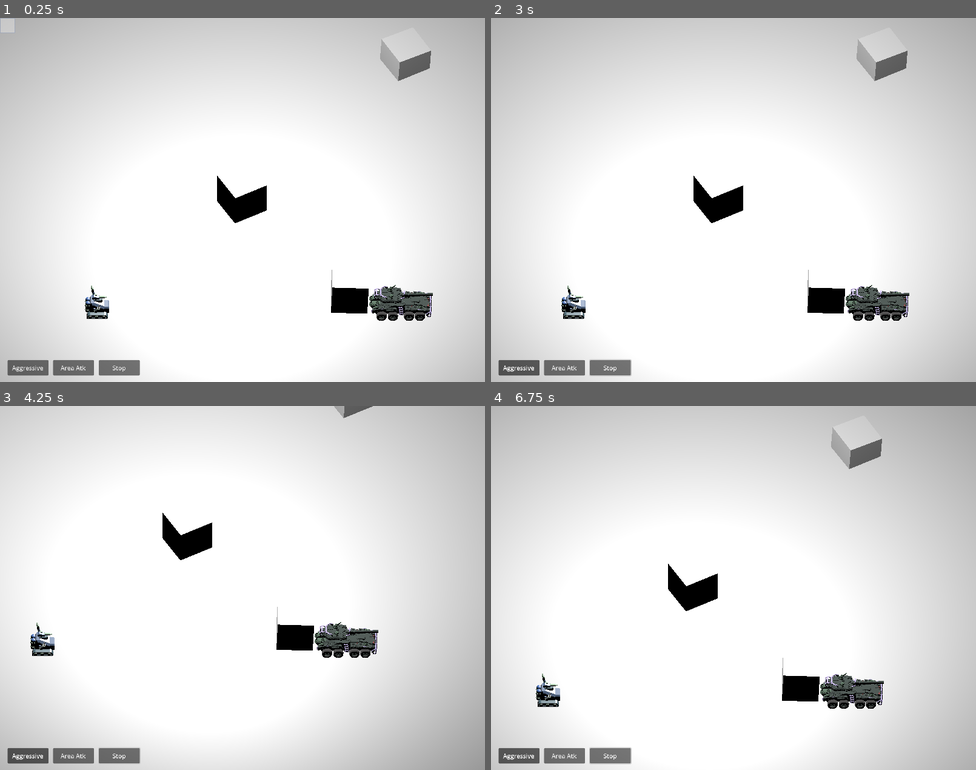
Above: before the commit, frames 1-4 (two rows, left to right).
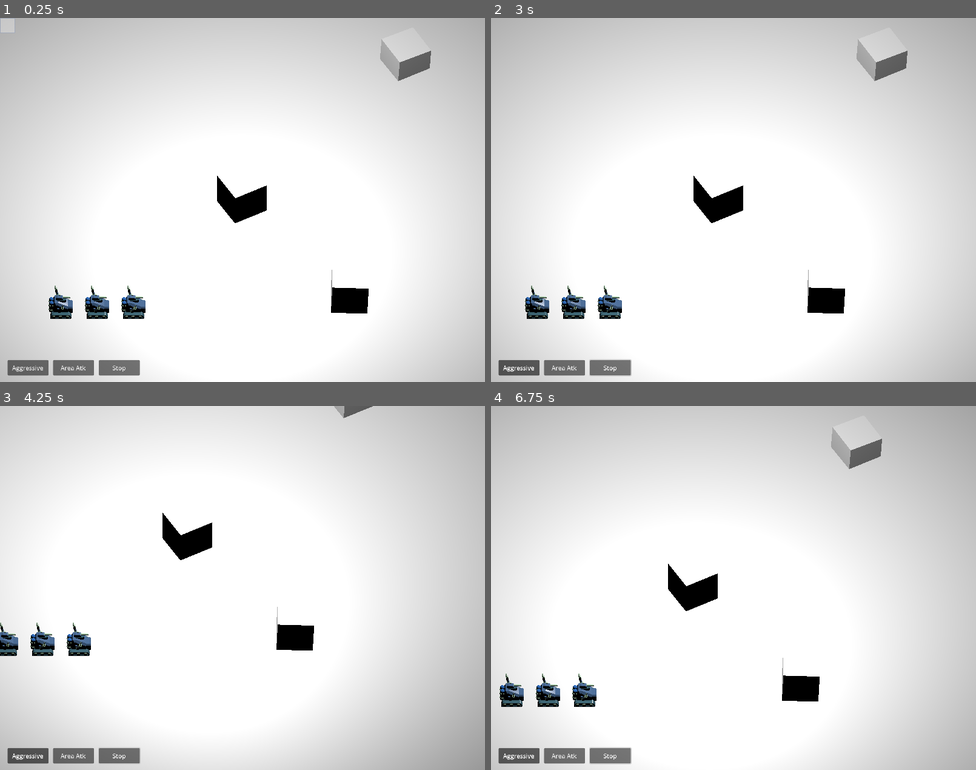
Above: after the commit, the same moments.

Repository: thelazyone/godot_rts
Game: Godot game, scene res://world.tscn
Same seed, same stepped clock (60 frames per second), same inputs: the game is played once before the commit and once after it.
Inputs (mouse positions are in pixels of both pictures, inside the frame that each line leads up to):
- Up to frame 1 (0.25 s): no input
- Up to frame 2 (3 s): click "Aggressive" at 0.5 s; click "Area Atk" at 1.25 s; click "Stop" at 2 s; tap Enter at 2.75 s; move the mouse to (840, 181) at 2.77 s; hold Right (ui_right) from 2.78 s (still down); click (840, 181) at 2.85 s
- Up to frame 3 (4.25 s): move the mouse to (145, 606) at 3.52 s; release Right (ui_right) at 3.53 s; hold Down (ui_down) from 3.53 s (still down); right-click (145, 606) at 3.6 s
- Up to frame 4 (6.75 s): move the mouse to (782, 507) at 4.27 s; release Down (ui_down) at 4.28 s; hold Right (ui_right) 4.28-5.03 s; click (782, 507) at 4.35 s; move the mouse to (709, 660) at 5.02 s; hold Up (ui_up) 5.03-5.78 s; right-click (709, 660) at 5.1 s; move the mouse to (879, 642) at 5.77 s; hold Left (ui_left) from 5.78 s (still down); click (879, 642) at 5.85 s; move the mouse to (588, 533) at 6.52 s; right-click (588, 533) at 6.6 s

The runs differ from the first frame. In frame 1, 1.7% of the frame differs, in the area x 10-90%, y 73-84%; in frame 2, 1.7%, in the area x 7-87%, y 73-84%; in frame 3, 1.7%; in frame 4, 1.7%.

Commit message:
Added a material override for shine. Wokers head now is better

Diff:
--- a/Actors.gd
+++ b/Actors.gd
@@ -1,4 +1,7 @@
 extends Node3D
+
+# Shine Factor
+@export var SHINE_FACTOR = 0.6
 
 # Creating a reference to the other useful parts. The @onready holds the definition until the
 # _ready function has been called and the system initialized.
@@ -16,8 +19,10 @@
 	#m_UnitsControlNode.aim_order.connect(aim_to) # TODO DECOMMENT
 	m_UnitsControlNode.aim_order.connect(shoot_area) # TODO TEST TBR
 
-	add_tank(4,4)
+	# TEMP, to be removed from here
 	add_worker(-4,4)
+	add_worker(-3,4)
+	add_worker(-5,4)
 
 
 # Called every frame. 'delta' is the elapsed time since the previous frame.
@@ -29,13 +34,15 @@
 	var new_tank = preload("res://Components/tank.tscn").instantiate()
 	new_tank.position.x = x
 	new_tank.position.z = y
+	adjust_materials(new_tank)
 	add_child(new_tank)
 
 func add_worker(x, y): # Clearly temp:
-	var new_tank = preload("res://Components/worker.tscn").instantiate()
-	new_tank.position.x = x
-	new_tank.position.z = y
-	add_child(new_tank)
+	var new_worker = preload("res://Components/worker.tscn").instantiate()
+	new_worker.position.x = x
+	new_worker.position.z = y
+	adjust_materials(new_worker)
+	add_child(new_worker)
 
 
 # Callbacks
@@ -85,3 +92,29 @@
 			child.combat_attack_area(m_Camera.coords_on_xz(coordinate))
 		else:
 			child.combat_stop()
+
+
+
+
+# TEMP POSSIBLY TBR?
+func adjust_materials(node):
+
+	var desired_roughness = 1 - SHINE_FACTOR
+	var desired_specular = 0
+
+	if node is MeshInstance3D and node.material_override is StandardMaterial3D:
+		var material = node.material_override as StandardMaterial3D
+		material.roughness = desired_roughness
+		material.specular = desired_specular
+	elif node is MeshInstance3D:
+		var mesh = node.mesh
+		if mesh:
+			for i in range(mesh.get_surface_count()):
+				var material = mesh.surface_get_material(i)
+				if material and material is StandardMaterial3D:
+					material.roughness = desired_roughness
+					material.specular = desired_specular
+
+	# Recursively adjust materials for all children of the current node
+	for child in node.get_children():
+		adjust_materials(child)
--- a/Components/worker.gd
+++ b/Components/worker.gd
@@ -1,27 +1,32 @@
 extends CharacterBody3D
 
-
+# Selection flag
 var is_selected = false
 
 # Called when the node enters the scene tree for the first time.
 func _ready():
-	pass # Replace with function body.
+	# Nothing to do here for now.
+	pass
 
 
 func _physics_process(delta):
-	# Previously using move_and_slide, but sliding looks very weird on tracked vehicles
 	move_and_collide(velocity * delta)
 
 
 # Called every frame. 'delta' is the elapsed time since the previous frame.
 func _process(delta):
 
-	# TANK-Specific functions, like rotating the turret
+	# Note that the CombatComponent in this case only direct the turret when building stuff.
+	# A "building" kind of projectile can then be used to just show that the worker is building.
 	get_node("Turret").rotation = Vector3(0, get_node("CombatComponent").turret_direction - rotation.y, 0)
 	pass
 
+
+# TODO find a smart way to pass through this layer without having to re-write the commands?
+
 func command_move(target):
 	get_node("MoveComponent").command_move(target)
+
 
 # Selection methods
 func select(bool_value):
@@ -35,7 +40,3 @@
 
 func combat_stop():
 	get_node("CombatComponent").combat_stop()
-
-
-func combat_attack_area(target):
-	get_node("CombatComponent").combat_attack_area(target)
--- a/Components/worker.tscn
+++ b/Components/worker.tscn
@@ -9,6 +9,7 @@
 [ext_resource type="PackedScene" uid="uid://b37e5dvbs8aos" path="res://Assets/Worker/head.glb" id="7_pr8ns"]
 
 [sub_resource type="CapsuleShape3D" id="CapsuleShape3D_vaieb"]
+height = 1.02324
 
 [node name="Worker" type="CharacterBody3D"]
 axis_lock_linear_y = true
@@ -40,4 +41,4 @@
 PROJECTILE = ExtResource("7_devjo")
 
 [node name="Turret" parent="." instance=ExtResource("7_pr8ns")]
-transform = Transform3D(0.2, 0, 0, 0, 0.2, 0, 0, 0, 0.2, 0, 0, 0)
+transform = Transform3D(0.2, 0, 0, 0, 0.2, 0, 0, 0, 0.2, 0, 0.52359, 0)
--- a/world.tscn
+++ b/world.tscn
@@ -129,6 +129,7 @@
 
 [node name="Actors" type="Node3D" parent="."]
 script = ExtResource("3_u47dp")
+SHINE_FACTOR = 0.93
 
 [node name="Pixelation" type="CanvasLayer" parent="."]
 unique_name_in_owner = true
Binary file changed: Assets/Worker/head.glb
